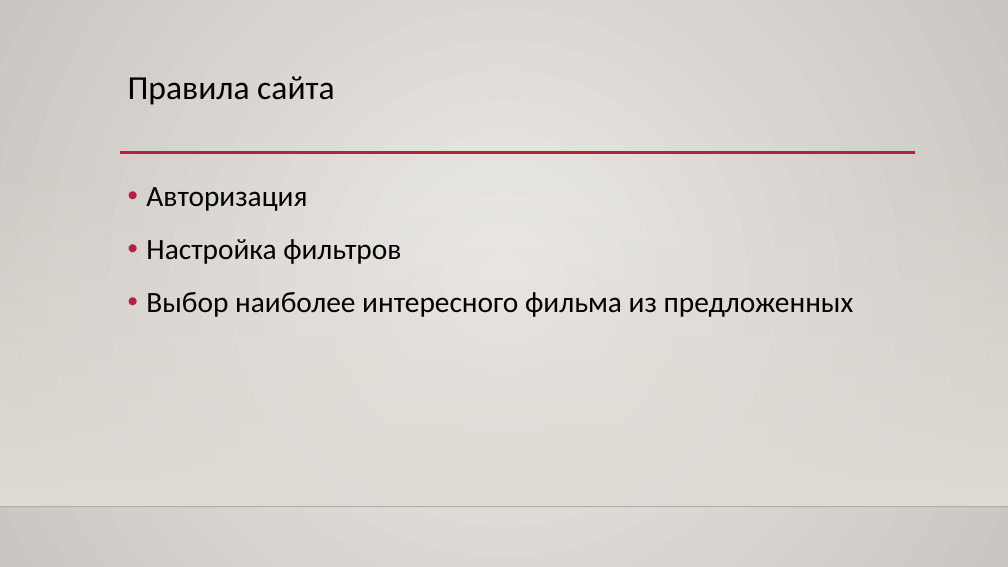
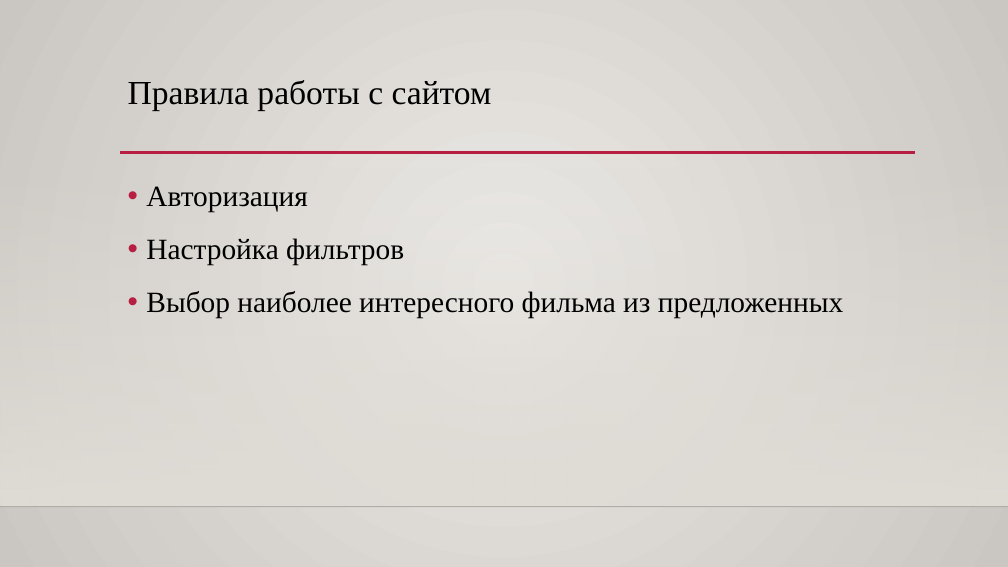
Before and after one commit to 20moonlight01/yandexlyceumweb, a slide deck: slide 3 of Для настроения.pptx. Drawn at 1008x567 pixels with LibreOffice and Linux fonts; fonts in the diff are those of the drawing; background and template pictures are left out. Boxes give left, top, right and bottom in pixels: in the first picture for what was removed or moved away, otherwise in the second. Text is boxed around its words. In the diff, an @@ line names an element or a change of style, - is before the commit and + after.

```diff
--- a/Для настроения.pptx
+++ b/Для настроения.pptx
@@ title at (128, 80, 492, 111): text changed; font Calibri to Times New Roman @@
-Правила сайта
+Правила работы с сайтом
@@ text "Авторизация" at (146, 186, 843, 318): font Calibri to Times New Roman @@
```
Also in this commit, not shown: 3 other slides changed, 17 slides added.
